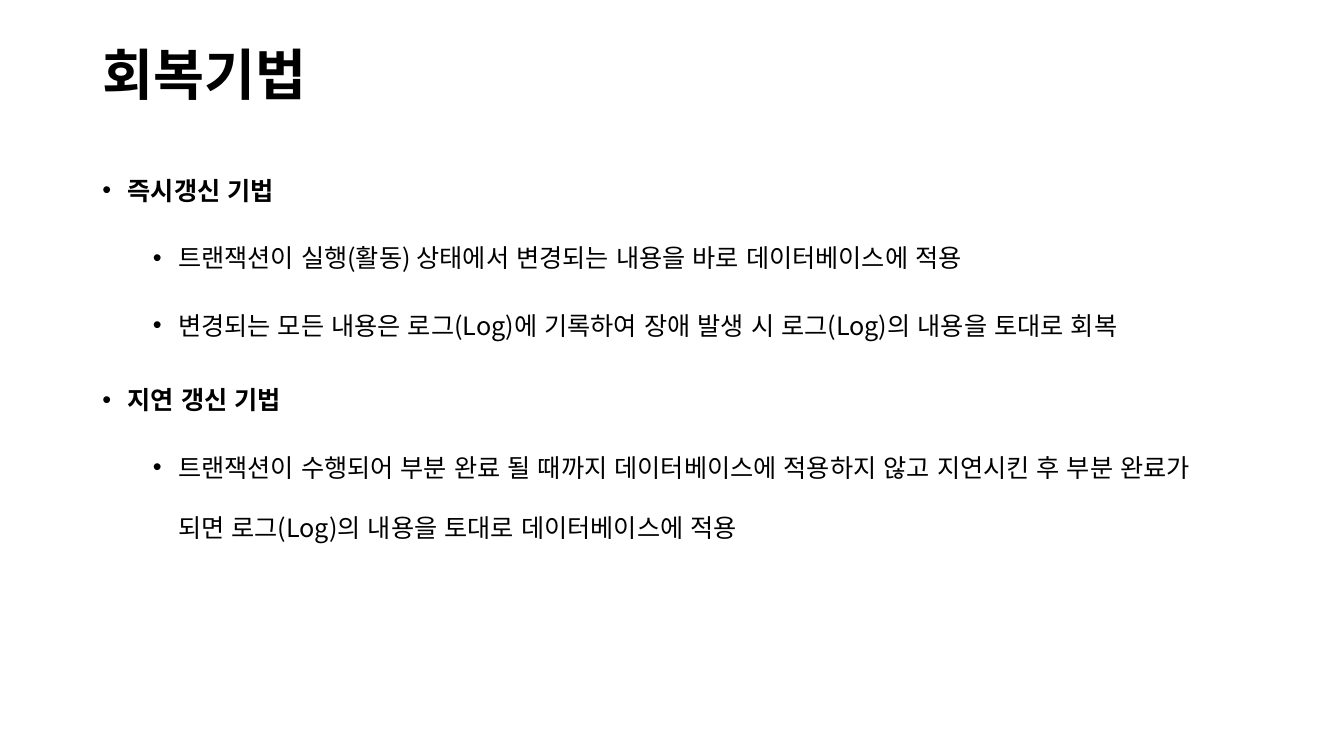
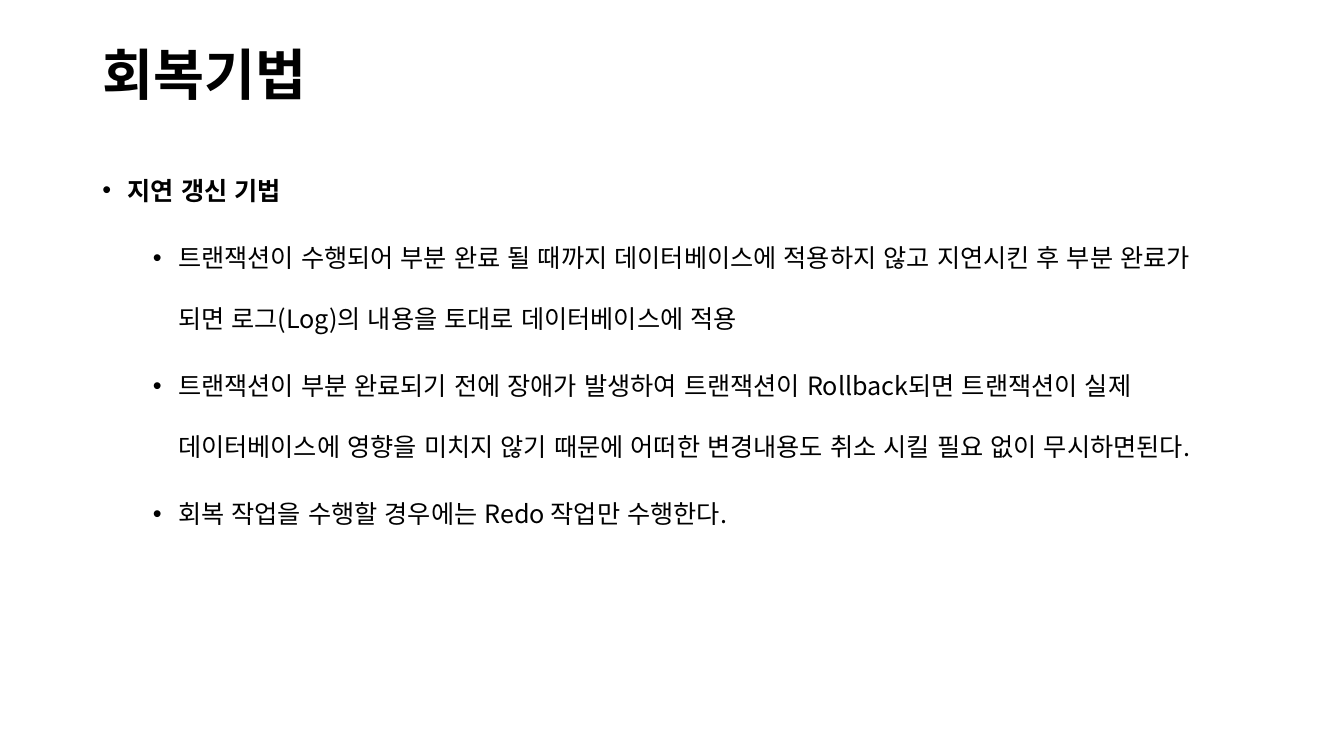
Before and after one commit to lhs501/mirim, a slide deck: slide 15 of TT.pptx (slide 11 before the commit). Drawn at 1344x756 pixels with LibreOffice and Linux fonts; fonts in the diff are those of the drawing. Boxes give left, top, right and bottom in pixels: in the first picture for what was removed or moved away, otherwise in the second. Text is boxed around its words. In the diff, an @@ line names an element or a change of style, - is before the commit and + after.

```diff
--- a/TT.pptx
+++ b/TT.pptx
@@ text at [128,179,1117,341]: paragraphs removed @@
-• 즉시갱신 기법
-  • 트랜잭션이 실행(활동) 상태에서 변경되는 내용을 바로 데이터베이스에 적용
-  • 변경되는 모든 내용은 로그(Log)에 기록하여 장애 발생 시 로그(Log)의 내용을 토대로 회복
@@ text at [178,374,1190,525]: paragraphs added @@
+  • 트랜잭션이 부분 완료되기 전에 장애가 발생하여 트랜잭션이 Rollback되면 트랜잭션이 실제 데이터베이스에 영향을 미치지 않기 때문에 어떠한 변경내용도 취소 시킬 필요 없이 무시하면된다.
+  • 회복 작업을 수행할 경우에는 Redo 작업만 수행한다.
```
Also in this commit, not shown: 2 other slides changed, 5 slides added, 1 other file.
